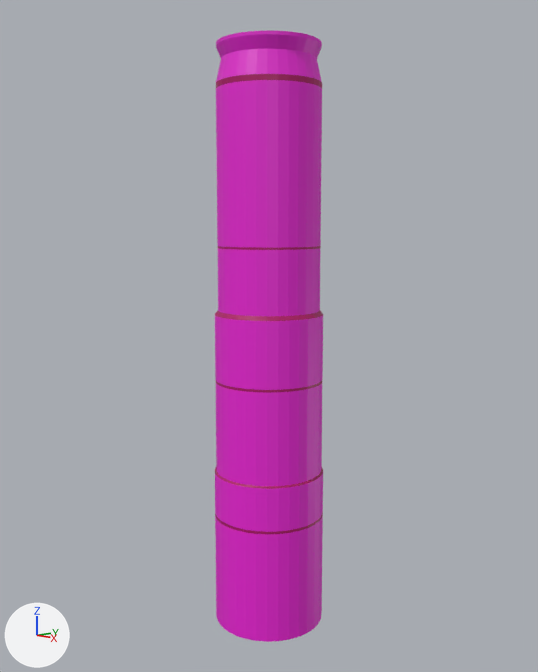
A saved change to the Blender file 3d-models/AlienStructureTower.blend.
Before and after are seen from a camera (50 mm lens) standing at (10.64, -10.01, 2.45) and looking at (-0.01, 0.01, 0.21). Arrows for +X, +Y and +Z are at lower left; the lights stay in place.
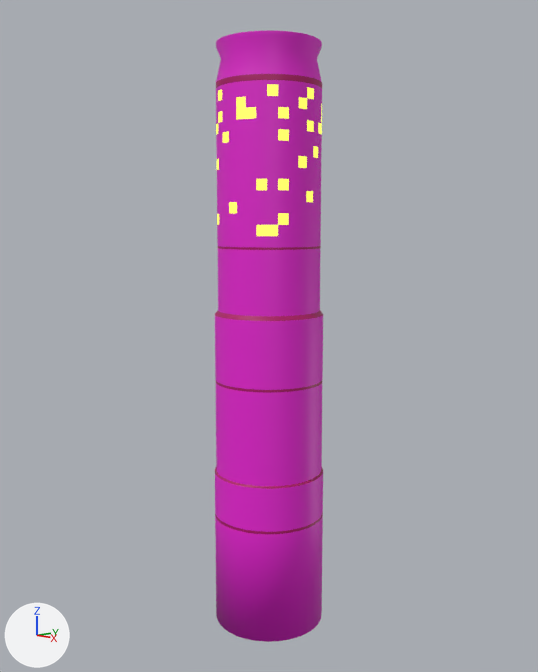
Patch to the scene script:
```diff
--- a/3d-models/AlienStructureTower.blend.py
+++ b/3d-models/AlienStructureTower.blend.py
@@ mat_material @@
+mat_material = principled_material('Material')
+mat_material.base_color = (0.753, 0.799, 0.0908)  # yellow #e1e755
+mat_material.emission_color = (0.753, 0.799, 0.0908)  # yellow #e1e755
+mat_material.emission_strength = 1.0
@@ me_cylinder @@
 # used by ob_cylinder; location = (0.0, 0.0, 0.0)
-me_cylinder.from_pydata(...)  # 784 vertices, 752 faces; spans x -1.1..1.1, y -1.1..1.1, z -5.65..5.81
+me_cylinder.from_pydata(...)  # 1168 vertices, 1136 faces; spans x -1.1..1.1, y -1.1..1.1, z -5.65..5.81
+# me_cylinder part 1: 384 vertices added at x -1.0..1.0, y -1.0..1.0, z 2.19..4.63
+# me_cylinder part 2: 674 kept faces spanning x -1.1..1.1, y -1.1..1.1, z -5.65..5.73 are now shaded smooth
 me_cylinder.materials.append(mat_material_001)
 me_cylinder.materials.append(mat_material_002)
+me_cylinder.materials.append(mat_material)  # yellow #e1e755
```

Where the change shows, as pixel boxes (x1, y1, x2, y2) in the pictures (538 x 672 px):
part 1 of me_cylinder, added
    after: (216, 84, 322, 248)
part 2 of me_cylinder, shading changed
    both: (216, 33, 322, 642)
